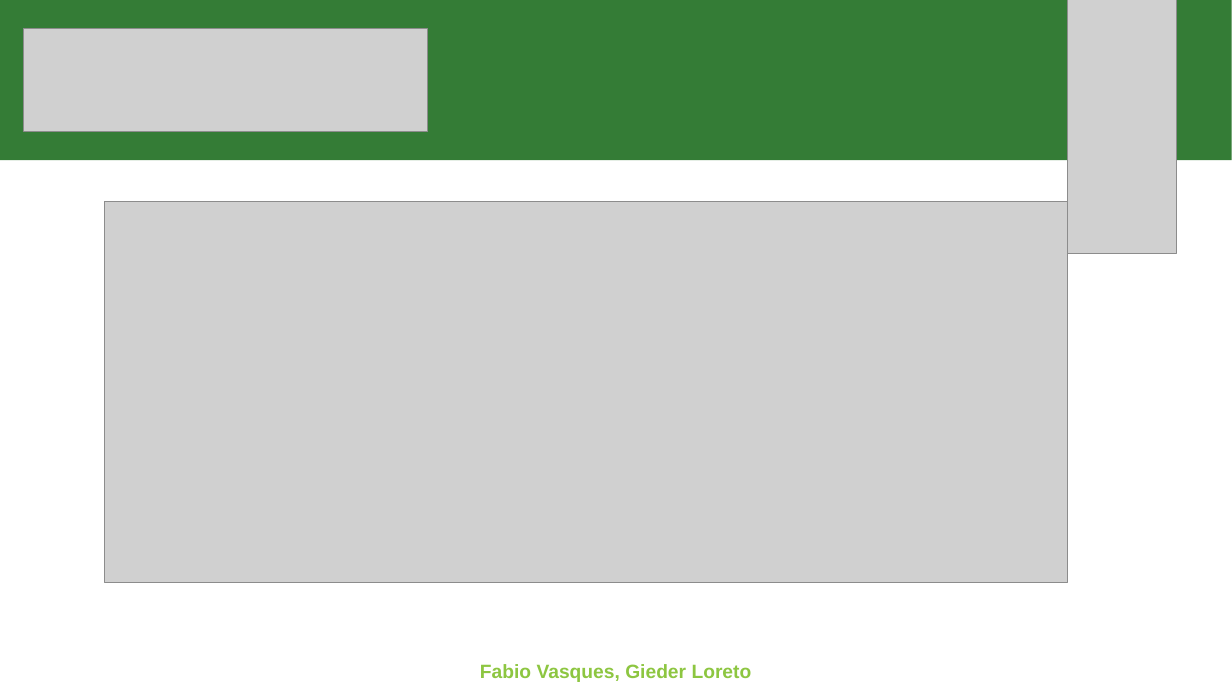
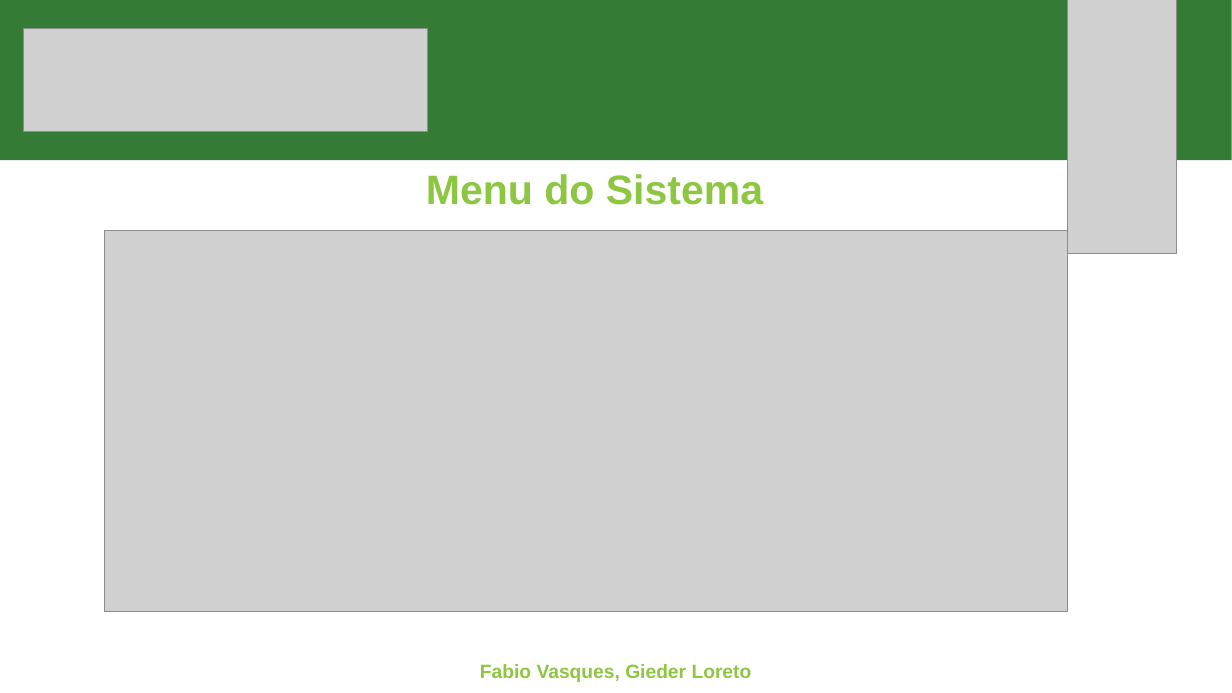
Before and after one commit to fabioportovasques/projeto-sus, a slide deck: slide 5 of terceira entrega/terceira entrega.pptx. Drawn at 1232x693 pixels with LibreOffice and Linux fonts; fonts in the diff are those of the drawing; grey boxes stand for pictures. Boxes give left, top, right and bottom in pixels: in the first picture for what was removed or moved away, otherwise in the second. Text is boxed around its words. In the diff, an @@ line names an element or a change of style, - is before the commit and + after.

```diff
--- a/terceira entrega/terceira entrega.pptx
+++ b/terceira entrega/terceira entrega.pptx
@@ text added at <box>426,174,763,205</box>, 32 pt, text #8DC641, bold @@
+Menu do Sistema
@@ picture: place and size @@
-picture at <box>104,201,1067,581</box>
+picture at <box>104,231,1067,611</box>
```
Also in this commit, not shown: 5 other slides changed, 2 other files.
